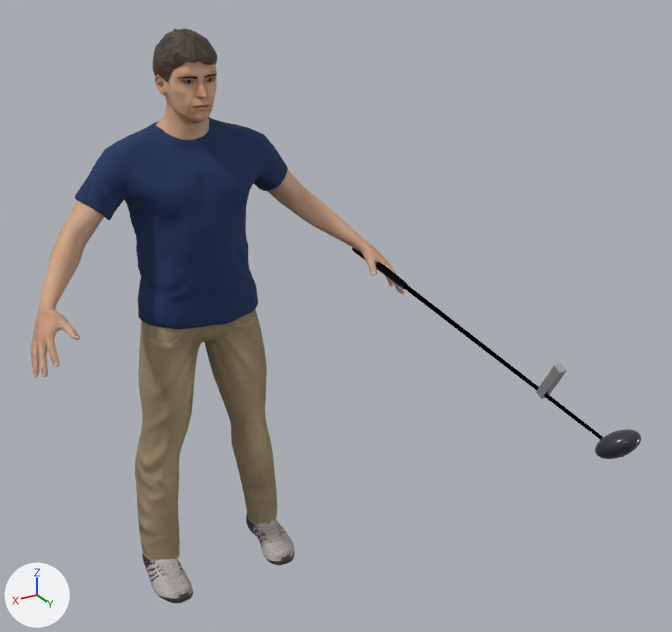
Two versions of the glTF model game/assets/golfer/free_golfer.glb, one commit apart.
Rendered twice from a camera (50 mm lens) standing at (1.01, 2.54, 2.04) and looking at (-0.15, 0.61, 1.07). The axes (+X, +Y, +Z) are drawn at lower left. The lights are the same throughout. The older version comes first.

The first picture shows 'Body', 'Clothes', 'Driver_head', 'Driver_shaft', 'Eyebrows', 'Hair', 'Shoes' and 2 more.
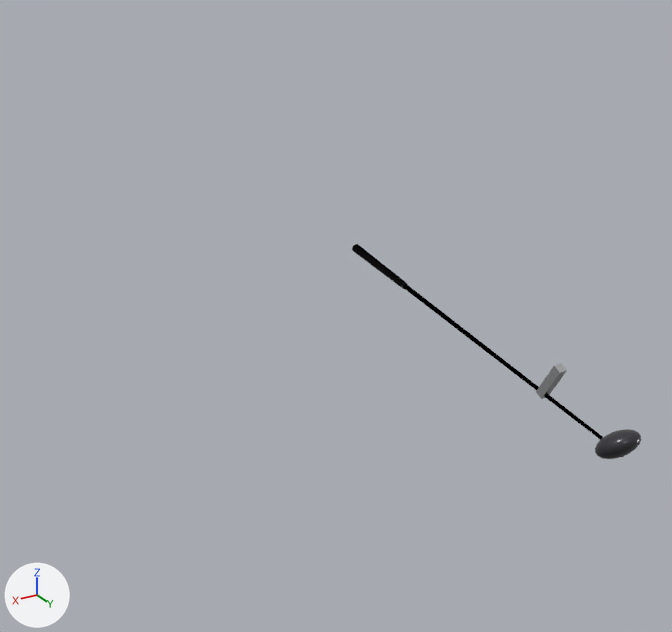
Boxes [x1, y1, x2, y2] around the edits, measured in the pictures (672 x 632 px):
'Clothes', deleted
    before: [75, 117, 288, 561]
'Body', deleted
    before: [30, 61, 404, 377]
'Shoes', deleted
    before: [142, 515, 295, 603]
'Hair', deleted (brown)
    before: [153, 28, 217, 96]
'Eyebrows', deleted
    before: [177, 74, 217, 79]

What changed in the scene script:
```text
Remove ob_body:
    ob_body = bpy.data.objects.new('Body', me_body)
    ob_body.location = (0.0, 0.0, 0.0)
Remove ob_clothes:
    ob_clothes = bpy.data.objects.new('Clothes', me_clothes)
    ob_clothes.location = (0.0, 0.0, 0.0)
Remove ob_shoes:
    ob_shoes = bpy.data.objects.new('Shoes', me_shoes)
    ob_shoes.location = (0.0, 0.0, 0.0)
Remove ob_hair:
    ob_hair = bpy.data.objects.new('Hair', me_hair)
    ob_hair.location = (0.0, 0.0, 0.0)
Remove ob_eyebrows:
    ob_eyebrows = bpy.data.objects.new('Eyebrows', me_eyebrows)
    ob_eyebrows.location = (0.0, 0.0, 0.0)
```
